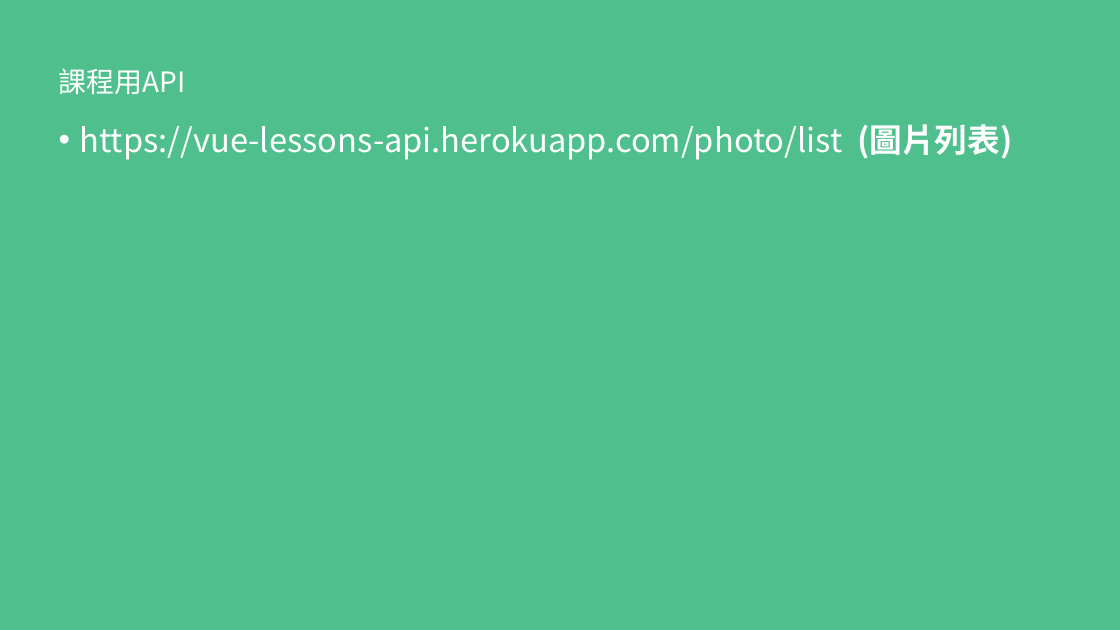
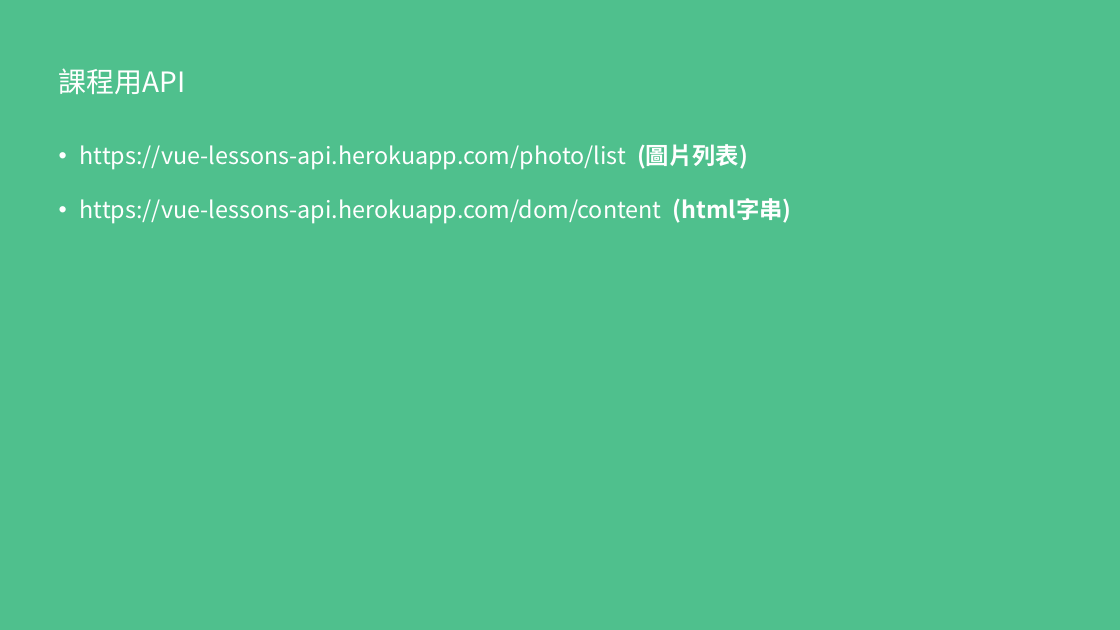
Before and after one commit to MikeOnlineCourse/Vue3_Course_Example, a slide deck: slide 12 of VUE-BASE/vue-base.pptx. Drawn at 1120x630 pixels with LibreOffice and Linux fonts; fonts in the diff are those of the drawing. Boxes give left, top, right and bottom in pixels: in the first picture for what was removed or moved away, otherwise in the second. Text is boxed around its words. In the diff, an @@ line names an element or a change of style, - is before the commit and + after.

Commit message:
add api

```diff
--- a/VUE-BASE/vue-base.pptx
+++ b/VUE-BASE/vue-base.pptx
@@ text at bbox=[80, 144, 748, 170]: size 28 to 20 pt in "https://vue-lessons-api.herokuapp.com/photo/list (圖片列表)"; line spacing 0.9 to 1.5 @@
@@ text at bbox=[80, 198, 792, 224]: paragraph added @@
+• https://vue-lessons-api.herokuapp.com/dom/content (html字串)
```
